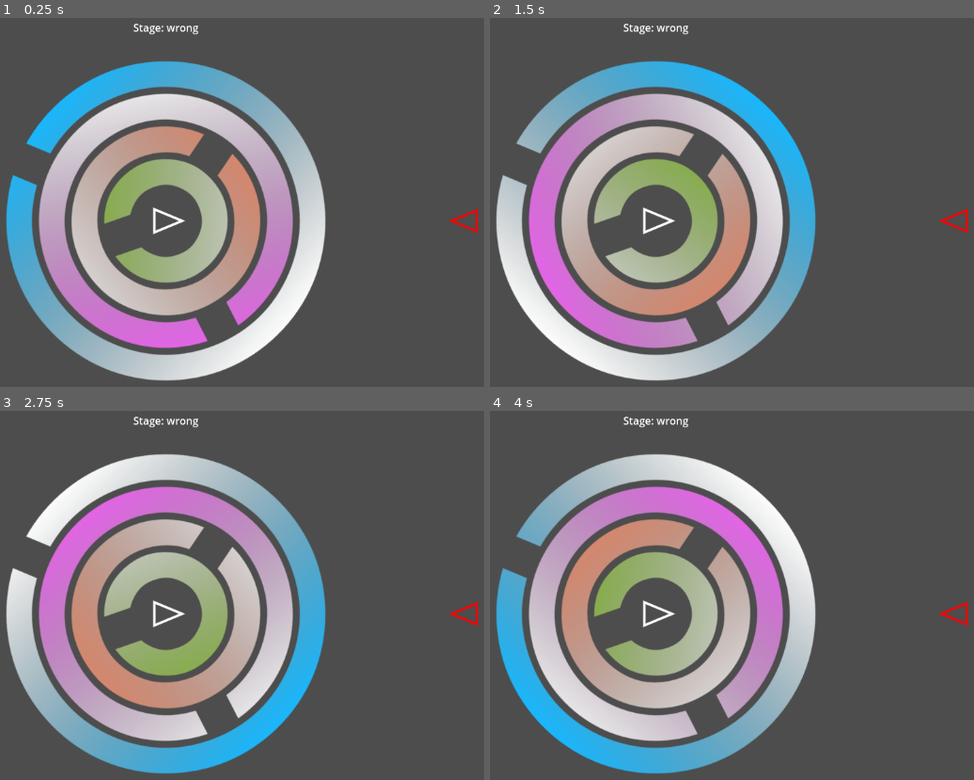
Above: before the commit, frames 1-4 (two rows, left to right).
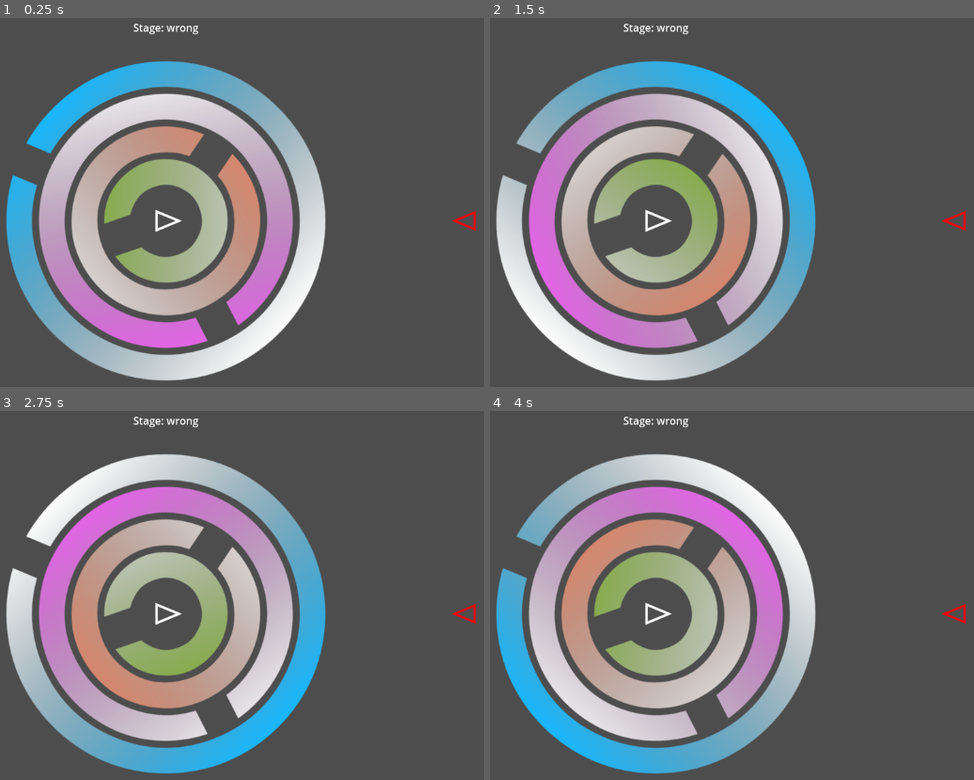
Above: after the commit, the same moments.

Repository: LettucePie/october
Game: Godot game, scene res://game.tscn
Same seed, same stepped clock (60 frames per second), same inputs: the game is played once before the commit and once after it.
Inputs (mouse positions are in pixels of both pictures, inside the frame that each line leads up to):
- Up to frame 1 (0.25 s): no input
- Up to frame 2 (1.5 s): move the mouse to (819, 198) at 0.52 s; click (819, 198) at 0.67 s; move the mouse to (504, 243) at 1.27 s; click (504, 243) at 1.42 s
- Up to frame 3 (2.75 s): move the mouse to (242, 521) at 2.02 s; click (242, 521) at 2.17 s
- Up to frame 4 (4 s): move the mouse to (620, 698) at 2.77 s; click (620, 698) at 2.92 s; move the mouse to (882, 676) at 3.52 s; click (882, 676) at 3.67 s

The runs differ from the first frame. In frame 1, 0.3% of the frame differs, in the area x 31-99%, y 51-59%; in frame 2, 0.3%; in frame 3, 0.3%; in frame 4, 0.3%.

Commit message:
started setup for waypoint orientation

Diff:
--- a/components/waypoint.gd
+++ b/components/waypoint.gd
@@ -6,28 +6,32 @@
 @onready var base1_dir : Vector2 = Vector2.RIGHT.rotated(PI * -0.75)
 @onready var base2_dir : Vector2 = Vector2.RIGHT.rotated(PI * 0.75)
 ## Dynamics
-var tri_scale : float = 25.0
+var tri_scale : float = 20.0
 var rot_offset : float = 0.0
-var solver_edge : Vector2 = Vector2.RIGHT
+var horizontal : bool = true
 
 func _draw() -> void:
 	var center : Vector2 = get_window().size / 2
+	var edge : Vector2 = center
+	if horizontal:
+		edge.x += center.x * 0.8
+		rot_offset = 0.0
+	else:
+		edge.y -= center.y * 0.8
+		rot_offset = PI * -0.5
 	var center_tri : PackedVector2Array = [
 		center + (point_dir.rotated(rot_offset) * tri_scale),
 		center + (base1_dir.rotated(rot_offset) * tri_scale),
 		center + (base2_dir.rotated(rot_offset) * tri_scale),
 		center + (point_dir.rotated(rot_offset) * tri_scale)
 	]
-	draw_polyline(center_tri, Color.WHITE, 2.5, true)
-	## Edge Triangle
-	var edge : Vector2 = center
-	edge.x += center.x * 0.8
 	var edge_tri : PackedVector2Array = [
 		edge + (point_dir.rotated(rot_offset + PI) * (tri_scale * 0.9)),
 		edge + (base1_dir.rotated(rot_offset + PI) * (tri_scale * 0.9)),
 		edge + (base2_dir.rotated(rot_offset + PI) * (tri_scale * 0.9)),
 		edge + (point_dir.rotated(rot_offset + PI) * (tri_scale * 0.9)),
 	]
+	draw_polyline(center_tri, Color.WHITE, 2.5, true)
 	draw_polyline(edge_tri, Color.RED, 2.0, true)
 
 
